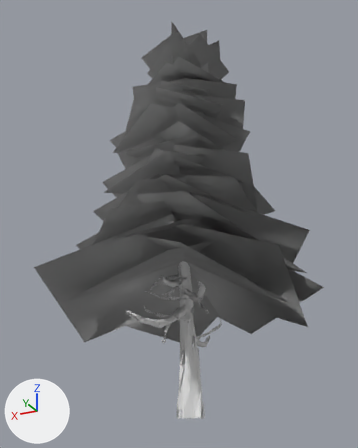
The glTF model board3d/models/megakit-lod/Pine_2.glb, before and after one commit.
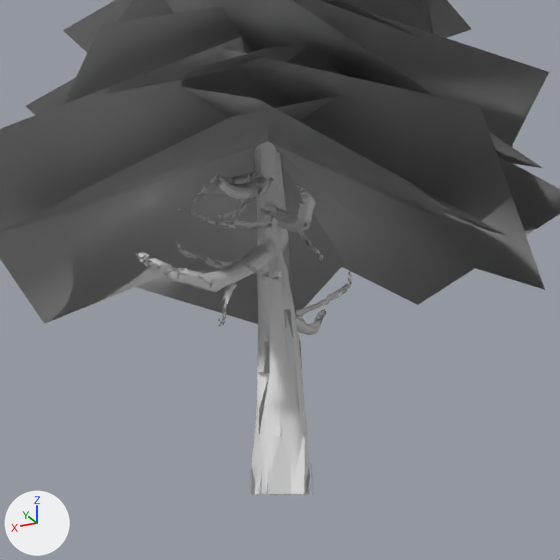
There are two pictures of each version: one whole from a 50 mm lens placed at (-3.84, 8.15, -0.32), pointed at (0.16, 0.14, 3.28), one close up on the part from 18% to 88% of the width and 44% to 100% of the height. The lights are fixed; the arrows at lower left show +X, +Y and +Z. The last two pictures show the newer version.

Names of what the first close-up shows: 'Pine_2.001', 'Pine_2_tiers'.
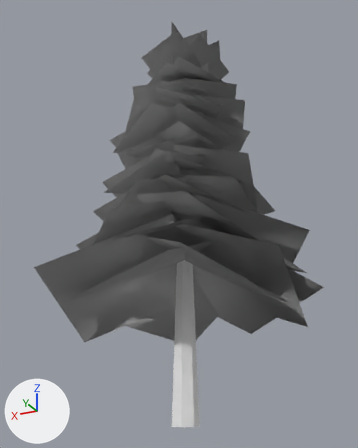
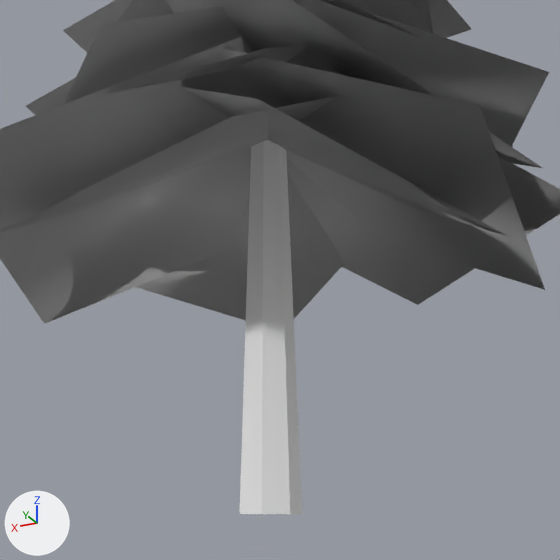
The change, as a diff of the scene's bpy script:
```diff
--- a/board3d/models/megakit-lod/Pine_2.glb.py
+++ b/board3d/models/megakit-lod/Pine_2.glb.py
@@ me_pine_2_trunk @@
+me_pine_2_trunk.from_pydata([(0.19, 0.33, -0.37), (0.11, 0.51, -0.37), (-0.09, 0.56, -0.37), (-0.25, 0.43, -0.37), (-0.25, 0.23, -0.37), (-0.09, 0.1, -0.37), (0.11, 0.15, -0.37), (0.05, 0.33, 4.13), (0.02, 0.4, 4.13), (-0.06, 0.42, 4.13), (-0.13, 0.37, 4.13), (-0.13, 0.29, 4.13), (-0.06, 0.24, 4.13), (0.02, 0.26, 4.13)], [], [(0, 1, 8), (0, 8, 7), (1, 2, 9), (1, 9, 8), (2, 3, 10), (2, 10, 9), (3, 4, 11), (3, 11, 10), (4, 5, 12), (4, 12, 11), (5, 6, 13), (5, 13, 12), (6, 0, 7), (6, 7, 13)])
+me_pine_2_trunk.materials.append(mat_bark_normaltree)  # white #e7e7e7
@@ ob_pine_2_001 @@
-ob_pine_2_001 = bpy.data.objects.new('Pine_2.001', me_tree_001)
-ob_pine_2_001.location = (0.0, 0.0, 0.0)
@@ ob_pine_2_trunk @@
+ob_pine_2_trunk = bpy.data.objects.new('Pine_2_trunk', me_pine_2_trunk)
+ob_pine_2_trunk.location = (0.0, 0.0, 0.0)
```

Pixel boxes (x1, y1, x2, y2) of what changed, in the close-ups (560 x 560 px):
'Pine_2.001', deleted: before (135, 141, 353, 496)
'Pine_2_trunk', added: after (240, 140, 302, 514)
